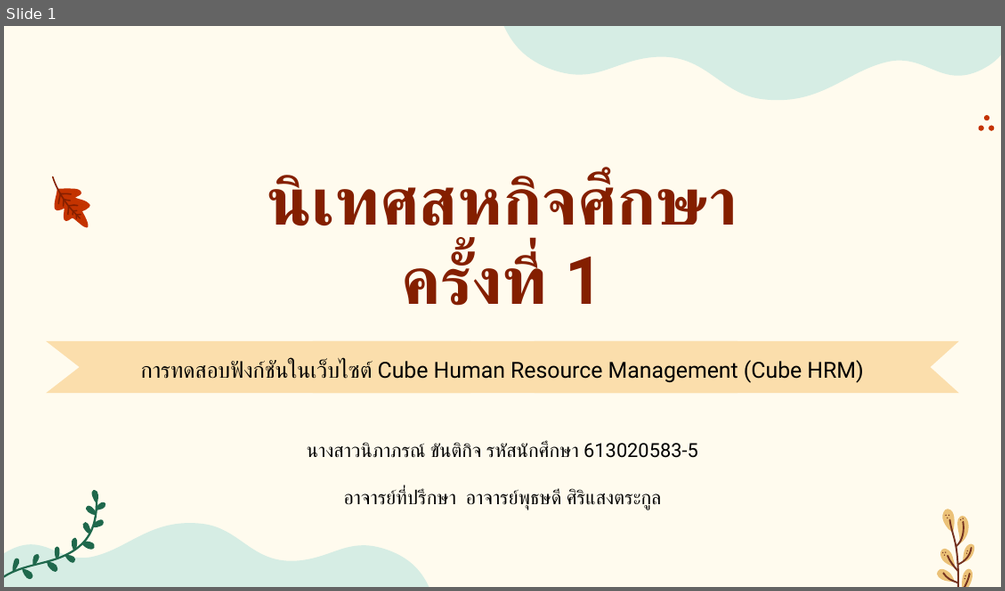
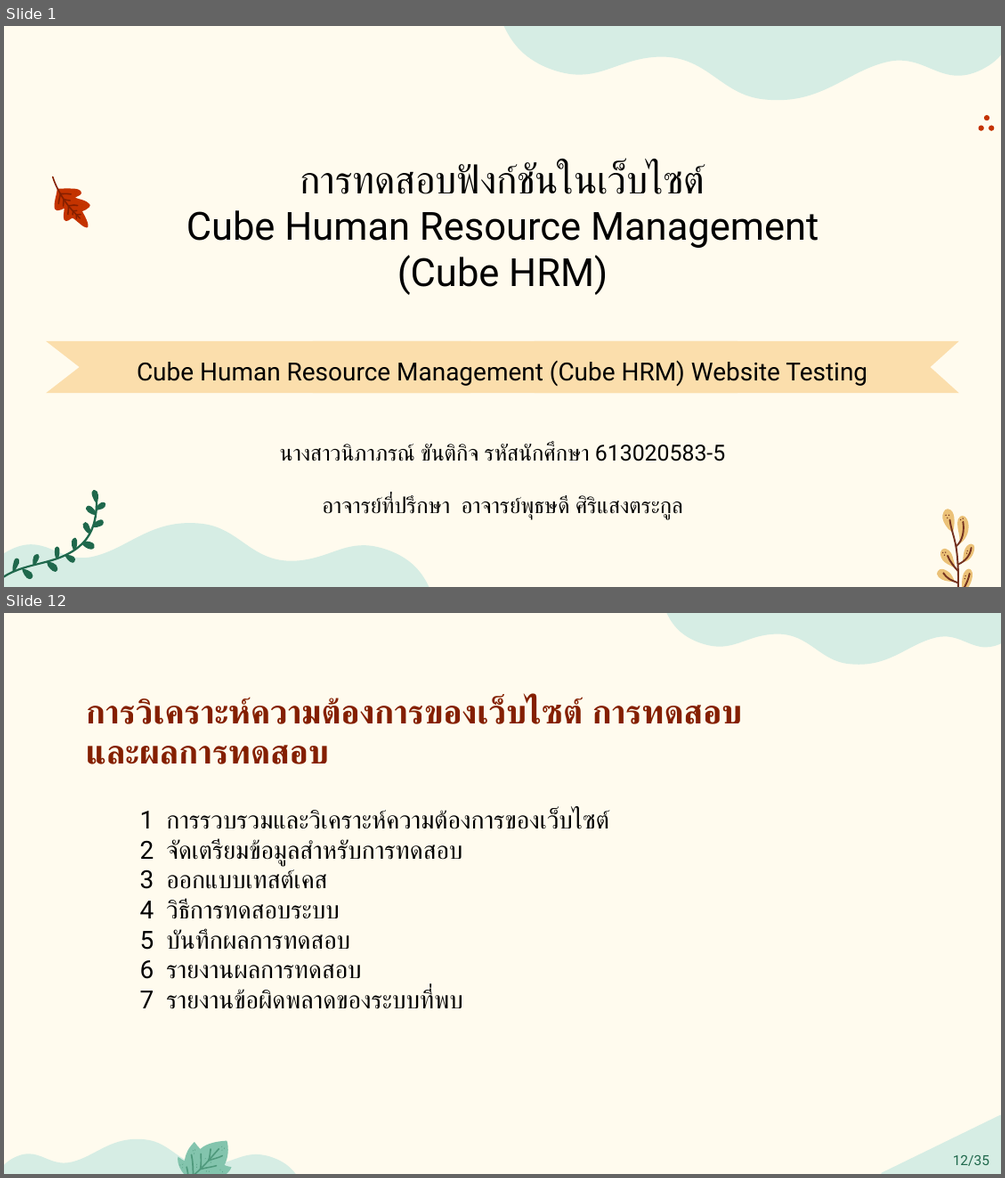
Before and after one commit to kh-nipaphorn/CubeSoftTech_WorkingSpace, a slide deck: Final Present/presentation_Nipaphorn_613020583-5 .pptx. Shown one above the other, each under a label of ours: slide 1 before the commit, slides 1 and 12 after it; the slides between them are not shown. The pictures are 1005x591 and 1005x1178 pixels, drawn with LibreOffice and Linux fonts; fonts in the diff are those of the drawing. Boxes give left, top, right and bottom in pixels: in the first picture for what was removed or moved away, otherwise in the second. Text is boxed around its words. In the diff, an @@ line names an element or a change of style, - is before the commit and + after.

```diff
--- a/Final Present/presentation_Nipaphorn_613020583-5 .pptx
+++ b/Final Present/presentation_Nipaphorn_613020583-5 .pptx
@@ slide 12 added at <box>4,613,1001,1174</box>, background #FFFBEE @@
@@ freeform shape added at <box>665,613,1001,665</box>, fill #D6EDE4 @@
@@ text added at <box>86,698,743,764</box>, 24 pt, text #841F00, bold @@
+การวิเคราะห์ความต้องการของเว็บไซต์ การทดสอบ
+และผลการทดสอบ
@@ text added at <box>140,809,609,1009</box>, 18 pt, text #000000 @@
+1 การรวบรวมและวิเคราะห์ความต้องการของเว็บไซต์
+2 จัดเตรียมข้อมูลสำหรับการทดสอบ
+3 ออกแบบเทสต์เคส
+4 วิธีการทดสอบระบบ
+5 บันทึกผลการทดสอบ
+6 รายงานผลการทดสอบ
+7 รายงานข้อผิดพลาดของระบบที่พบ
@@ triangle added at <box>882,1117,1001,1174</box>, fill #D6EDE4, outline #D6EDE4 2 pt, 10 pt, text #1F684C @@
+12/35
@@ freeform shape added at <box>4,1138,302,1174</box>, fill #D6EDE4 @@
@@ group added at <box>170,1140,231,1174</box>: 28 freeform shapes @@
@@ slide 1 changed as well @@
@@ title "การทดสอบฟังก์ชันในเว็บไซต์ Cube Human Resource Management ..." at <box>186,163,818,295</box>: vertical alignment bottom to middle @@
@@ title at <box>186,163,818,295</box>: text changed; size 48 to 28 pt; text colour #841F00 to #000000; bold off @@
-นิเทศสหกิจศึกษา
-ครั้งที่ 1
+การทดสอบฟังก์ชันในเว็บไซต์
+Cube Human Resource Management (Cube HRM)
@@ subtitle at <box>137,360,867,386</box>: text changed; size 16 to 18 pt @@
-การทดสอบฟังก์ชันในเว็บไซต์ Cube Human Resource Management (Cube HRM)
+Cube Human Resource Management (Cube HRM) Website Testing
@@ text "นางสาวนิภาภรณ์ ขันติกิจ รหัสนักศึกษา 613020583-5": place and size @@
-text "นางสาวนิภาภรณ์ ขันติกิจ รหัสนักศึกษา 613020583-5" at <box>307,442,698,510</box>
+text "นางสาวนิภาภรณ์ ขันติกิจ รหัสนักศึกษา 613020583-5" at <box>280,443,725,519</box>
@@ text "นางสาวนิภาภรณ์ ขันติกิจ รหัสนักศึกษา 613020583-5" at <box>280,443,725,519</box>: size 14 to 16 pt @@
```
Also in this commit, not shown: 5 other slides changed, 30 other slides added, 7 slides removed, 19 other files.
